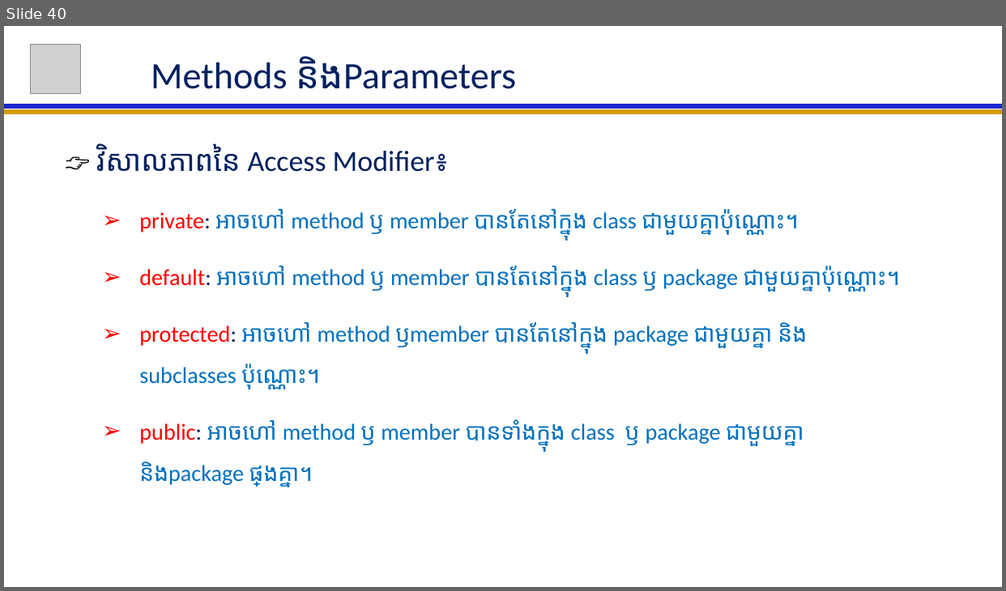
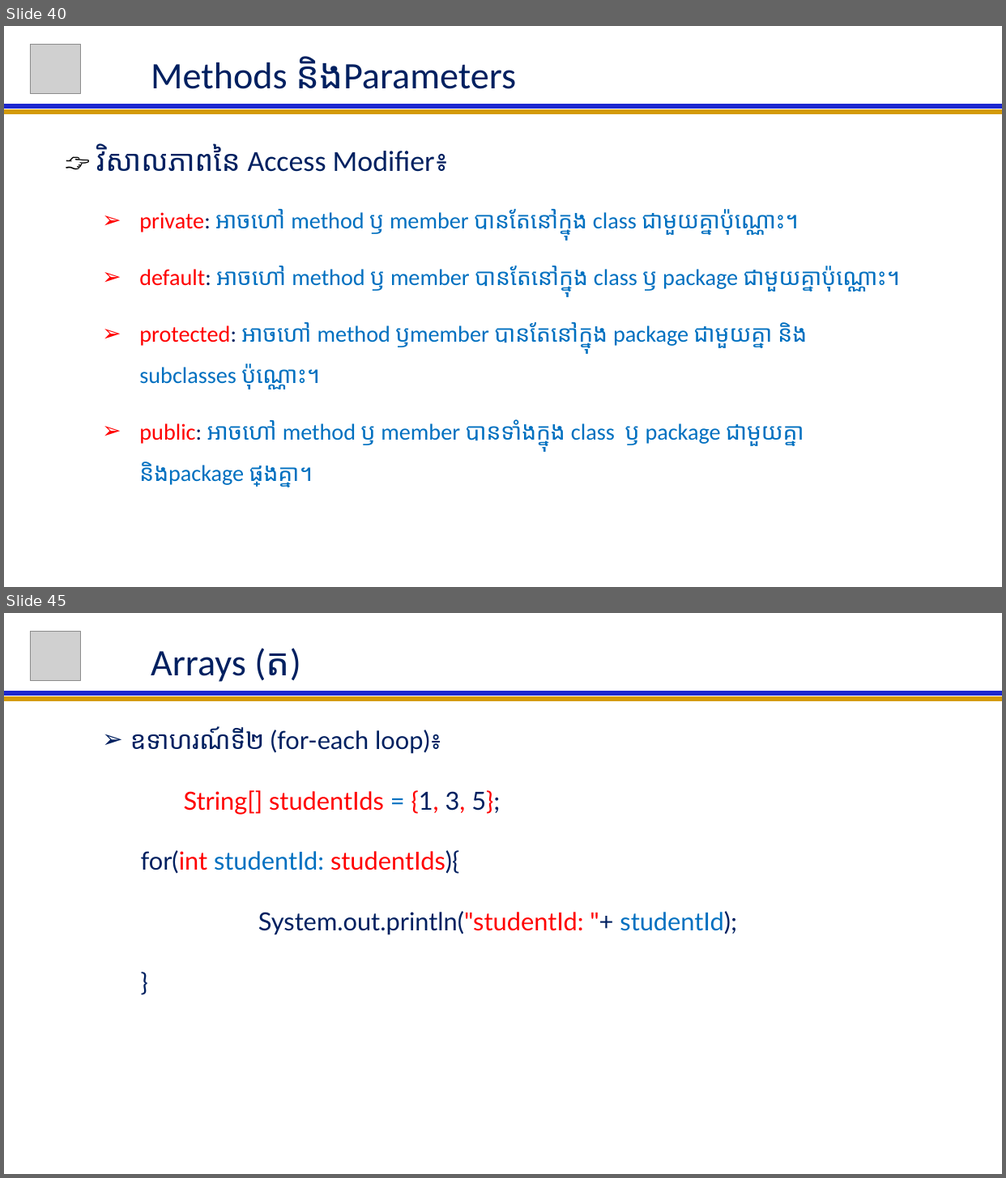
Before and after one commit to NGOUNCHHENGHY/ACLEDA-Java-For-Beginer, a slide deck: Java For Beginer Lession.pptx. Shown one above the other, each under a label of ours: slide 40 before the commit, slides 40 and 45 after it; the slides between them are not shown. The pictures are 1006x591 and 1006x1178 pixels, drawn with LibreOffice and Linux fonts; fonts in the diff are those of the drawing; grey boxes stand for pictures. Boxes give left, top, right and bottom in pixels: in the first picture for what was removed or moved away, otherwise in the second. Text is boxed around its words. In the diff, an @@ line names an element or a change of style, - is before the commit and + after.

```diff
--- a/Java For Beginer Lession.pptx
+++ b/Java For Beginer Lession.pptx
@@ slide 45 added at box(4, 613, 1002, 1174), background #FFFFFF @@
@@ picture added at box(31, 631, 80, 680) @@
@@ title added at box(151, 648, 300, 682), 36 pt, text #002060 @@
+Arrays (ត)
@@ line added from (4, 699) to (1002, 699), #D49B06 4.5 pt @@
@@ line added from (4, 693) to (1002, 693), #1C27CF 4.5 pt @@
@@ subtitle added at box(130, 726, 737, 935), 24 pt, text #002060 @@
+  ➢ ឧទាហរណ៍ទី២ (for-each loop)៖
+  String[] studentIds = {1, 3, 5};
+  for(int studentId: studentIds){
+  System.out.println("studentId: "+ studentId);
+  }
```
Also in this commit, not shown: 2 slides changed, 3 other slides added.
